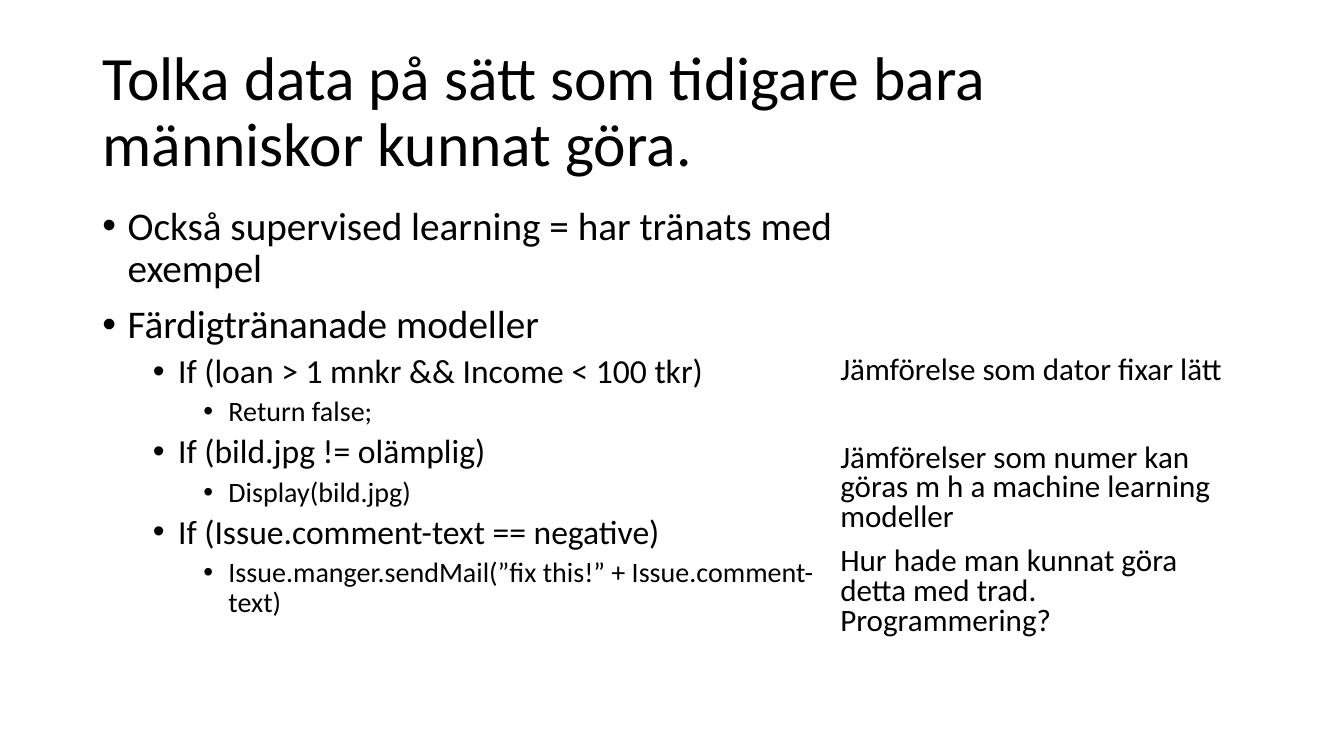
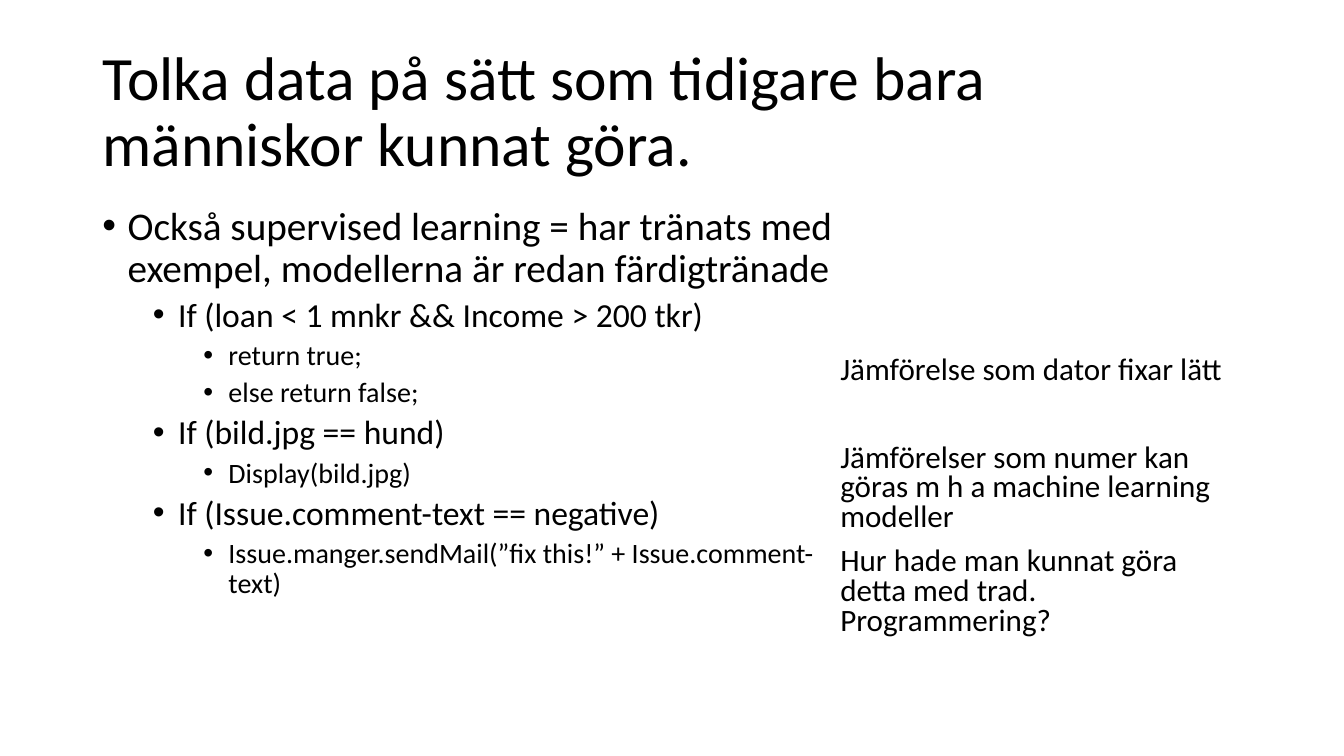
Before and after one commit to niklas3000/DataScience, a slide deck: slide 8 of Machine learning for dummies/Presentation/Machine learning AI och Data Science.pptx. Drawn at 1344x756 pixels with LibreOffice and Linux fonts; fonts in the diff are those of the drawing. Boxes give left, top, right and bottom in pixels: in the first picture for what was removed or moved away, otherwise in the second. Text is boxed around its words. In the diff, an @@ line names an element or a change of style, - is before the commit and + after.

```diff
--- a/Machine learning for dummies/Presentation/Machine learning AI och Data Science.pptx
+++ b/Machine learning for dummies/Presentation/Machine learning AI och Data Science.pptx
@@ text at (x1=128, y1=212, x2=832, y2=450): text changed @@
-• Också supervised learning = har tränats med exempel
-• Färdigtränanade modeller
-  • If (loan > 1 mnkr && Income < 100 tkr)
-    • Return false;
-  • If (bild.jpg != olämplig)
+• Också supervised learning = har tränats med exempel, modellerna är redan färdigtränade
+  • If (loan < 1 mnkr && Income > 200 tkr)
+    • return true;
+    • else return false;
+  • If (bild.jpg == hund)
```
Also in this commit, not shown: 2 other slides changed, 1 other file.
